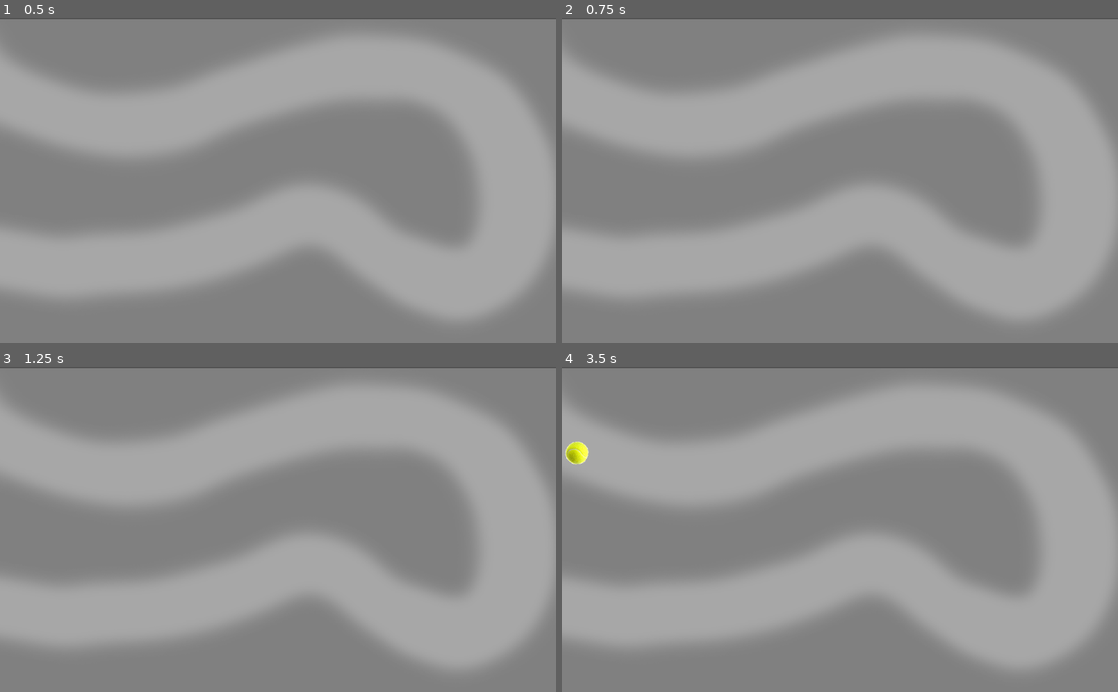
Above: before the commit, frames 1-4 (two rows, left to right).
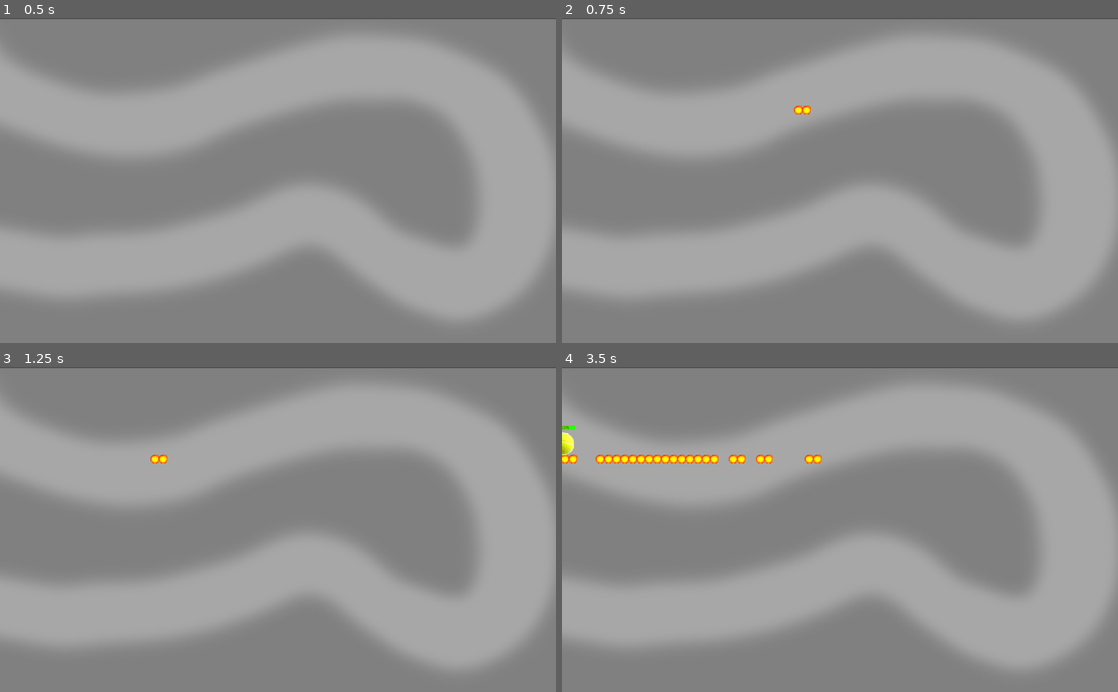
Above: after the commit, the same moments.

Repository: emilioeigler/Lunar_defense
Game: Godot game, scene res://Scenes/Level01.tscn
Two runs of this game, one before a commit and one after it. Both use one fixed random seed, a clock stepped at 60 frames per second and the inputs below. This scene is started directly instead of the project's main scene.
Inputs:
- Up to frame 1 (0.5 s): no input
- Up to frame 2 (0.75 s): tap Enter (ui_accept) at 0.5 s; hold Enter (ui_accept) from 0.53 s (still down)
- Up to frame 3 (1.25 s): keep holding Enter (ui_accept)
- Up to frame 4 (3.5 s): release Enter (ui_accept) at 1.28 s; tap Enter (ui_accept) at 1.35, 1.52, 1.82, 2.85, 3.02, 3.32 s; hold Enter (ui_accept) 2.03-2.78 s

Frame 1 is identical in both runs. In frame 2, less than 0.1% of the frame differs, in the area x 41-45%, y 26-30%; in frame 3, less than 0.1%; in frame 4, 1.2%, in the area x 0-47%, y 17-30%.

Commit message:
barra de vida

Diff:
--- /dev/null
+++ b/Scenes/Bala.tscn
@@ -0,0 +1,29 @@
+[gd_scene load_steps=4 format=2]
+
+[ext_resource path="res://Script/Bala.gd" type="Script" id=1]
+[ext_resource path="res://art/bala.png" type="Texture" id=2]
+
+[sub_resource type="CircleShape2D" id=1]
+
+custom_solver_bias = 0.0
+radius = 4.29682
+
+[node name="Bala" type="KinematicBody2D"]
+input_pickable = false
+collision_layer = 1
+collision_mask = 1
+collision/safe_margin = 0.08
+motion/sync_to_physics = false
+script = ExtResource( 1 )
+BULLET_VELOCITY = 300
+
+[node name="CollisionShape2D" type="CollisionShape2D" parent="."]
+shape = SubResource( 1 )
+
+[node name="Sprite" type="Sprite" parent="."]
+texture = ExtResource( 2 )
+
+[node name="VisibilityNotifier2D" type="VisibilityNotifier2D" parent="."]
+rect = Rect2( -10, -10, 20, 20 )
+
+[connection signal="screen_exited" from="VisibilityNotifier2D" to="." method="_on_VisibilityNotifier2D_screen_exited"]
--- a/Scenes/Enemy01.tscn
+++ b/Scenes/Enemy01.tscn
@@ -1,7 +1,8 @@
-[gd_scene load_steps=5 format=2]
+[gd_scene load_steps=7 format=2]
 
 [ext_resource path="res://Script/Enemy01.gd" type="Script" id=1]
-[ext_resource path="res://Art/ball.png" type="Texture" id=2]
+[ext_resource path="res://Scenes/KinematicBody2D.gd" type="Script" id=2]
+[ext_resource path="res://Art/ball.png" type="Texture" id=3]
 
 [sub_resource type="Curve2D" id=1]
 
@@ -10,14 +11,45 @@
 "points": PoolVector2Array( 0, 0, 0, 0, -0.576279, -0.538065, 0, 0, 0, 0, 0.321167, 0.179895 )
 }
 
+[sub_resource type="StyleBoxFlat" id=3]
+
+content_margin_left = -1.0
+content_margin_right = -1.0
+content_margin_top = -1.0
+content_margin_bottom = -1.0
+bg_color = Color( 0.14902, 1, 0, 1 )
+draw_center = true
+border_width_left = 0
+border_width_top = 0
+border_width_right = 0
+border_width_bottom = 0
+border_color = Color( 0.8, 0.8, 0.8, 1 )
+border_blend = false
+corner_radius_top_left = 0
+corner_radius_top_right = 0
+corner_radius_bottom_right = 0
+corner_radius_bottom_left = 0
+corner_detail = 8
+expand_margin_left = 0.0
+expand_margin_right = 0.0
+expand_margin_top = 0.0
+expand_margin_bottom = 0.0
+shadow_color = Color( 0, 0, 0, 0.6 )
+shadow_size = 0
+anti_aliasing = true
+anti_aliasing_size = 1
+
 [sub_resource type="CircleShape2D" id=2]
 
 custom_solver_bias = 0.0
 radius = 20.2644
 
-[node name="Enemy01" type="Node2D"]
+[node name="Enemy01" type="Node2D" groups=[
+"enemy",
+]]
+position = Vector2( -1.2605, 0 )
 script = ExtResource( 1 )
-speed = 1
+speed = 0.5
 
 [node name="Path2D" type="Path2D" parent="."]
 self_modulate = Color( 0.5, 0.6, 1, 0.7 )
@@ -25,21 +57,53 @@
 
 [node name="PathFollow2D" type="PathFollow2D" parent="Path2D"]
 position = Vector2( -0.576279, -0.538065 )
-rotation = 0.674744
 offset = 0.0
 h_offset = 0.0
 v_offset = 0.0
-rotate = true
+rotate = false
 cubic_interp = true
 loop = true
 lookahead = 4.0
 
-[node name="KinematicBody2D" type="KinematicBody2D" parent="Path2D/PathFollow2D"]
+[node name="ProgressBar" type="ProgressBar" parent="Path2D/PathFollow2D"]
+anchor_left = 0.0
+anchor_top = 0.0
+anchor_right = 0.53
+anchor_bottom = 0.0
+margin_left = -19.0
+margin_top = -34.0
+margin_right = 49.0
+margin_bottom = -20.0
+rect_scale = Vector2( 0.6, 0.6 )
+rect_pivot_offset = Vector2( 0, 0 )
+rect_clip_content = false
+mouse_filter = 0
+mouse_default_cursor_shape = 0
+size_flags_horizontal = 1
+size_flags_vertical = 0
+custom_styles/fg = SubResource( 3 )
+custom_colors/font_color = Color( 1, 0, 0, 1 )
+custom_colors/font_color_shadow = Color( 1, 1, 1, 1 )
+min_value = 0.0
+max_value = 100.0
+step = 1.0
+page = 0.0
+value = 50.0
+exp_edit = false
+rounded = false
+allow_greater = false
+allow_lesser = false
+percent_visible = true
+
+[node name="KinematicBody2D" type="KinematicBody2D" parent="Path2D/PathFollow2D" groups=[
+"enemy",
+]]
 input_pickable = false
 collision_layer = 1
 collision_mask = 1
 collision/safe_margin = 0.08
 motion/sync_to_physics = false
+script = ExtResource( 2 )
 
 [node name="CollisionShape2D" type="CollisionShape2D" parent="Path2D/PathFollow2D/KinematicBody2D"]
 position = Vector2( 0.786125, 0.0601577 )
--- /dev/null
+++ b/Scenes/KinematicBody2D.gd
@@ -0,0 +1,6 @@
+extends KinematicBody2D
+
+
+
+func hit():
+	get_node("../../..").vida()
--- a/Scenes/Level01.tscn
+++ b/Scenes/Level01.tscn
@@ -1,8 +1,9 @@
-[gd_scene load_steps=5 format=2]
+[gd_scene load_steps=6 format=2]
 
-[ext_resource path="res://Scenes/Level01.gd" type="Script" id=1]
+[ext_resource path="res://Script/Level01.gd" type="Script" id=1]
 [ext_resource path="res://Scenes/Enemy01.tscn" type="PackedScene" id=2]
-[ext_resource path="res://Art/background01.png" type="Texture" id=3]
+[ext_resource path="res://Scenes/Bala.tscn" type="PackedScene" id=3]
+[ext_resource path="res://Art/background01.png" type="Texture" id=4]
 
 [sub_resource type="Curve2D" id=1]
 
@@ -14,11 +15,12 @@
 [node name="Level01" type="Node2D"]
 script = ExtResource( 1 )
 Enemy_01 = ExtResource( 2 )
+Bala = ExtResource( 3 )
 
 [node name="background01" type="Sprite" parent="."]
 position = Vector2( 513.121, 303.547 )
 scale = Vector2( 0.535669, 0.55845 )
-texture = ExtResource( 3 )
+texture = ExtResource( 4 )
 
 [node name="Path2D" type="Path2D" parent="."]
 self_modulate = Color( 0.5, 0.6, 1, 0.7 )
--- /dev/null
+++ b/Script/Bala.gd
@@ -0,0 +1,25 @@
+extends KinematicBody2D
+
+
+export(float) var BULLET_VELOCITY = 300
+
+var dir = Vector2()
+var pos = Vector2()
+var motion = Vector2(1, 0)
+func _ready():
+	position = pos
+
+
+func _physics_process(delta):
+
+	motion = dir.normalized() * BULLET_VELOCITY * delta
+	var collision = move_and_collide(motion)
+
+	if (collision):
+		if (collision.collider.is_in_group("enemy")):
+			collision.collider.hit()
+		get_parent().remove_child(self)
+
+
+func _on_VisibilityNotifier2D_screen_exited():
+	queue_free()
--- a/Script/Enemy01.gd
+++ b/Script/Enemy01.gd
@@ -1,17 +1,22 @@
 extends Node2D
 
 var posision = 0.0
-export var speed =  1
+export var speed =  0.5
+var vida = 100
 
-#onready var follow = get_node("Path2D/follow")
 onready var follow = get_node("Path2D/PathFollow2D")
 
-
-
 func _ready():
+	get_node("Path2D/PathFollow2D/ProgressBar").value = vida
 	pass
 
 
 func _process(delta):
 	follow.offset += speed
 	pass
+
+func vida():
+	vida -= 10
+	get_node("Path2D/PathFollow2D/ProgressBar").value = vida
+	if vida == 0:
+		queue_free()
--- a/Scenes/Level01.gd
+++ b/Script/Level01.gd
@@ -2,6 +2,8 @@
 
 onready var follow = get_node("Path2D")
 export (PackedScene) var Enemy_01
+export (PackedScene) var Bala
+
 var enemigo01
 var enemigo02
 var enemigo03
@@ -10,29 +12,37 @@
 var enemigo06
 var enemigo07
 
+var bala
+
 var timer = 0
 
 func _ready():
-
-
 	pass # Replace with function body.
 
 func _process(delta):
 	timer += 1
 	if timer == 150:
 		_nuevo_enemigo(enemigo01)
+
+	if Input.is_action_pressed('ui_accept'):
+		bala = Bala.instance()
+		bala.pos = Vector2 (500,170)
+		bala.dir = Vector2(-1,0)
+		add_child(bala)
+
 	if timer == 350:
 		_nuevo_enemigo(enemigo02)
 	if timer == 650:
 		_nuevo_enemigo(enemigo03)
-	if timer == 1000:
+	if timer == 900:
 		_nuevo_enemigo(enemigo04)
 	if timer == 1250:
 		_nuevo_enemigo(enemigo05)
-	print(timer)
+
 	pass
 
 func _nuevo_enemigo(name):
 	name = Enemy_01.instance()
+
+	name.get_node("Path2D").curve = follow.curve
 	add_child (name)
-	name.get_node("Path2D").curve = follow.curve
Binary file added: Art/bala.png
Not shown, added: Art/bala.png.import
Not shown: 1 places in Scenes/Enemy01.tscn that only renumber resources
